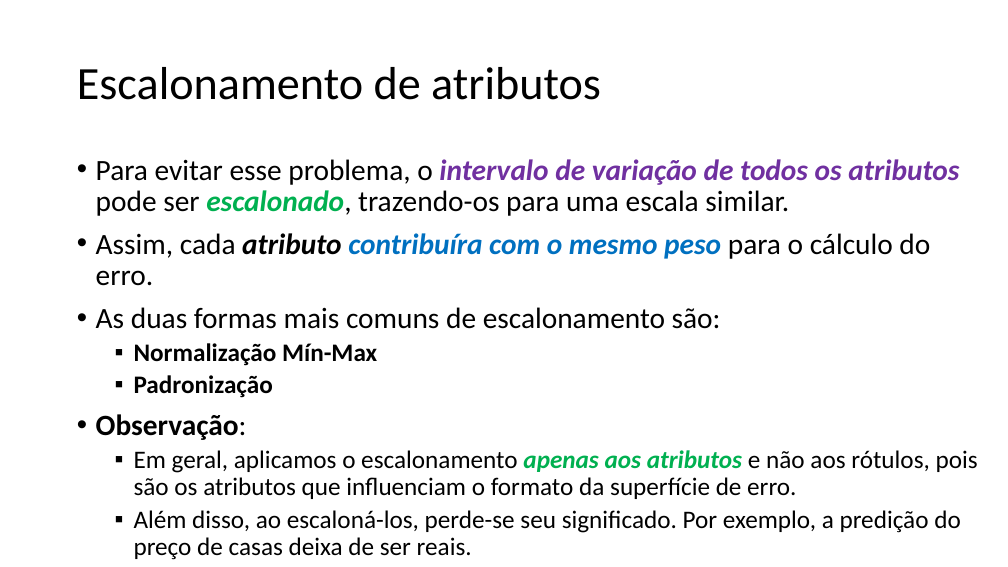
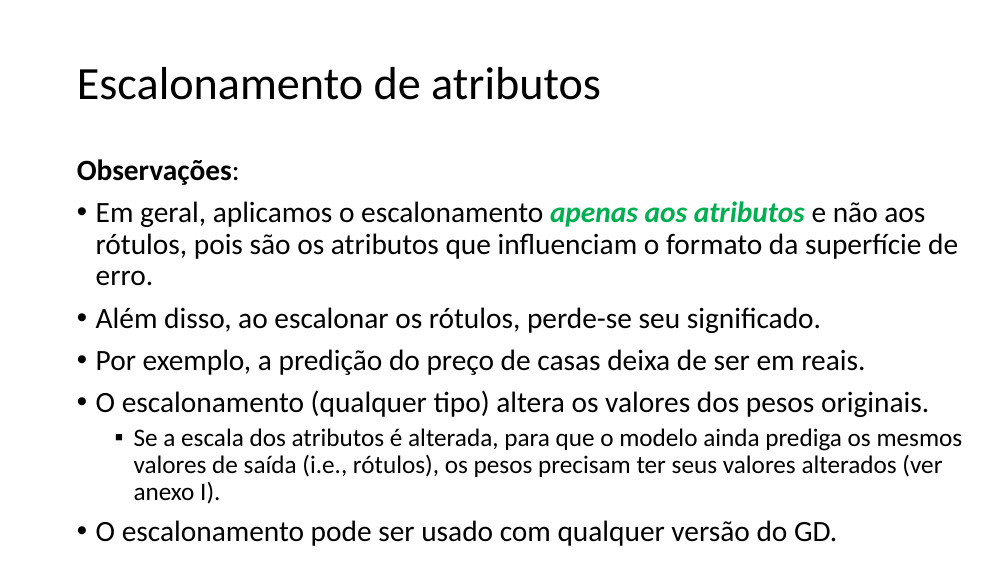
Before and after one commit to zz4fap/t319_aprendizado_de_maquina, a slide deck: slide 8 of slides/T319_Regressão_Linear (Parte IV).pptx (slide 6 before the commit). Drawn at 1008x567 pixels with LibreOffice and Linux fonts; fonts in the diff are those of the drawing. Boxes give left, top, right and bottom in pixels: in the first picture for what was removed or moved away, otherwise in the second. Text is boxed around its words. In the diff, an @@ line names an element or a change of style, - is before the commit and + after.

Commit message:
update of slides

```diff
--- a/slides/T319_Regressão_Linear (Parte IV).pptx
+++ b/slides/T319_Regressão_Linear (Parte IV).pptx
@@ text at [77, 159, 240, 185]: text changed; bold on @@
-• Para evitar esse problema, o intervalo de variação de todos os atributos pode ser escalonado, trazendo-os para uma escala similar.
-• Assim, cada atributo contribuíra com o mesmo peso para o cálculo do erro.
-• As duas formas mais comuns de escalonamento são:
-  ▪ Normalização Mín-Max
-  ▪ Padronização
-• Observação:
+Observações:
@@ text at [96, 201, 958, 286]: size 24 to 28 pt in "Em geral, aplicamos o escalonamento apenas aos ..."; bullet ▪ to •; list level 2 to 1 in "Em geral, aplicamos o escalonamento ..." @@
@@ text at [96, 307, 963, 546]: text changed; size 24 to 28 pt @@
-  ▪ Além disso, ao escaloná-los, perde-se seu significado. Por exemplo, a predição do preço de casas deixa de ser reais.
+• Além disso, ao escalonar os rótulos, perde-se seu significado.
+• Por exemplo, a predição do preço de casas deixa de ser em reais.
+• O escalonamento (qualquer tipo) altera os valores dos pesos originais.
+  ▪ Se a escala dos atributos é alterada, para que o modelo ainda prediga os mesmos valores de saída (i.e., rótulos), os pesos precisam ter seus valores alterados (ver anexo I).
+• O escalonamento pode ser usado com qualquer versão do GD.
```
Also in this commit, not shown: 5 other slides changed, 4 slides added, 2 other files.
